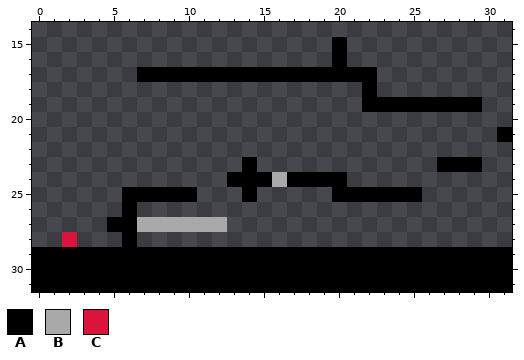
Edited in one commit: pixel-art sprite (AridArnold/Content/Levels/level4-1.png). The picture above is the old version.
The file is 32x32 pixels. Shown: x 0..31, y 14..31.
Palette (. is transparent): A #000000  B #a9a9a9  C #dc143c
Pixels before, first column x 0:
15 ....................A...........
16 ....................A...........
17 .......AAAAAAAAAAAAAAAA.........
18 ......................A.........
19 ......................AAAAAAAA..
20 ................................
21 ...............................A
22 ................................
23 ..............A............AAA..
24 .............AAABAAAA...........
25 ......AAAAA...A.....AAAAAA......
26 ......A.........................
27 .....AABBBBBB...................
28 ..C...A.........................
29 AAAAAAAAAAAAAAAAAAAAAAAAAAAAAAAA
30 AAAAAAAAAAAAAAAAAAAAAAAAAAAAAAAA
31 AAAAAAAAAAAAAAAAAAAAAAAAAAAAAAAA
And afterwards:
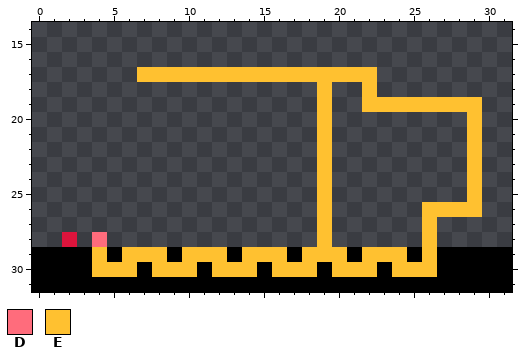
Colours new in this view: D #ff6c7c  E #ffc130
The exact change:
Changed rows in their new state; - is an unchanged pixel.
first column x 4:
15 ----------------.-----------
16 ----------------.-----------
17 ---EEEEEEEEEEEEEEEE---------
18 ---------------E--E---------
19 ---------------E--EEEEEEEE--
20 ---------------E---------E--
21 ---------------E---------E-.
22 ---------------E---------E--
23 ----------.----E-------..E--
24 ---------......E.--------E--
25 --.....---.----E......---E--
26 --.------------E------EEEE--
27 -........------E------E-----
28 D-.------------E------E-----
29 E-EEE-EEE-EEE-EEE-EEE-E-----
30 EEE-EEE-EEE-EEE-EEE-EEE-----
Where, in picture pixels (left, top, right, bottom), the same in both pictures:
changed: (92, 37, 512, 277)
